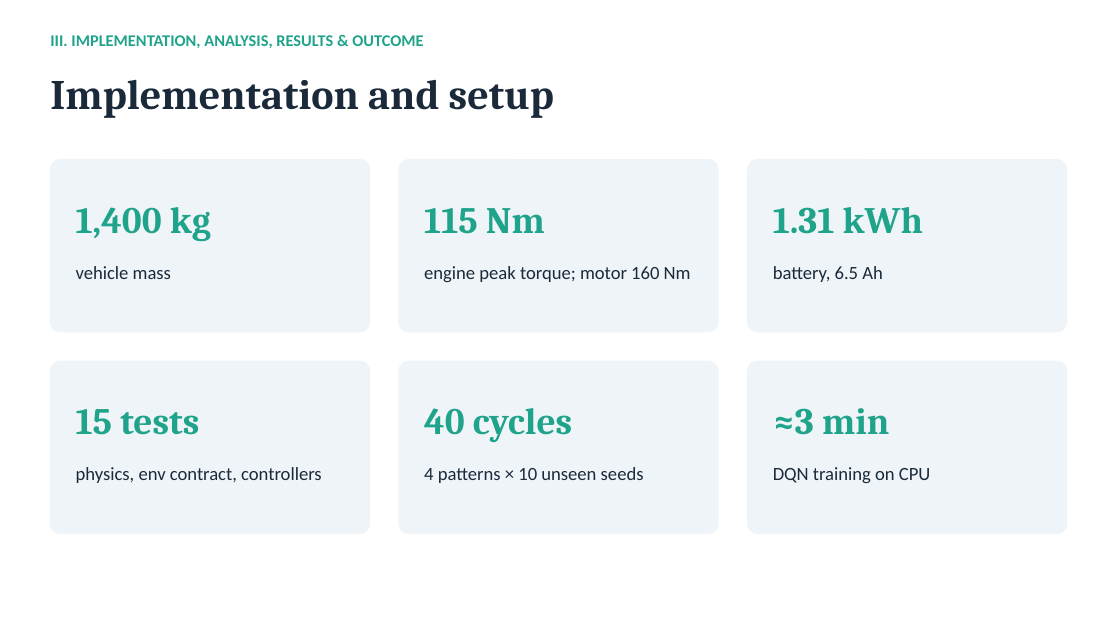
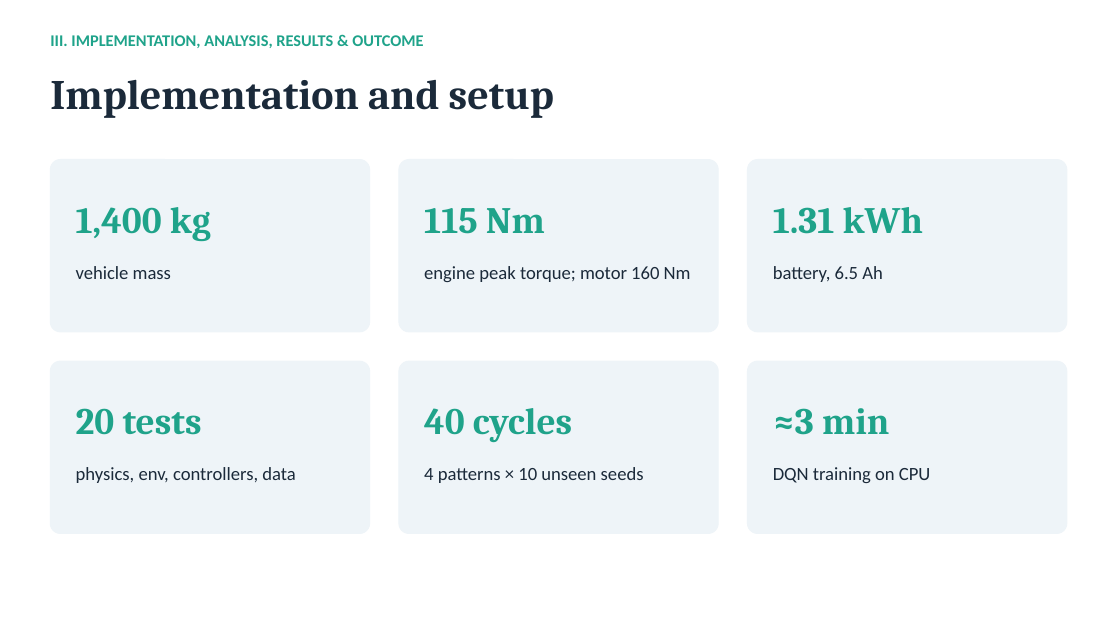
Before and after one commit to Uchihakamal1816/hev-torque-split-drl, a slide deck: slide 6 of HEV_Torque_Split_RL.pptx. Drawn at 1120x630 pixels with LibreOffice and Linux fonts; fonts in the diff are those of the drawing. Boxes give left, top, right and bottom in pixels: in the first picture for what was removed or moved away, otherwise in the second. Text is boxed around its words. In the diff, an @@ line names an element or a change of style, - is before the commit and + after.

```diff
--- a/HEV_Torque_Split_RL.pptx
+++ b/HEV_Torque_Split_RL.pptx
@@ text at (76,408,202,435): text changed @@
-15 tests
+20 tests
@@ text at (76,467,295,483): text changed @@
-physics, env contract, controllers
+physics, env, controllers, data
```
Also in this commit, not shown: 4 other slides changed, 28 other files.
